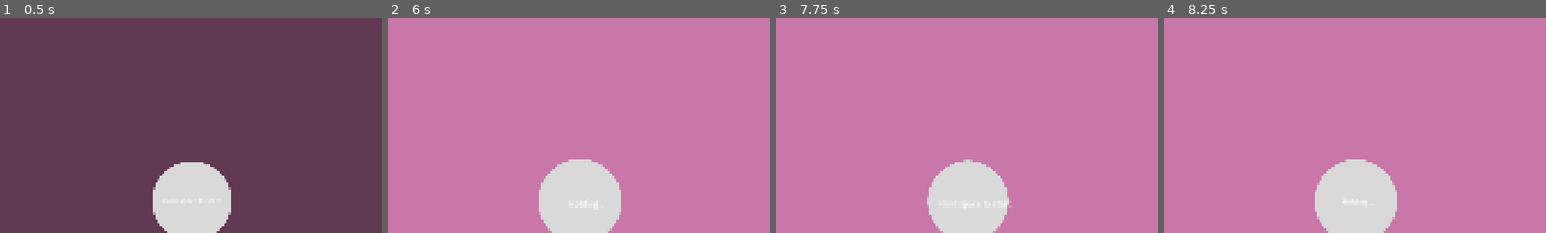
Above: before the commit, frames 1-4 (left to right).
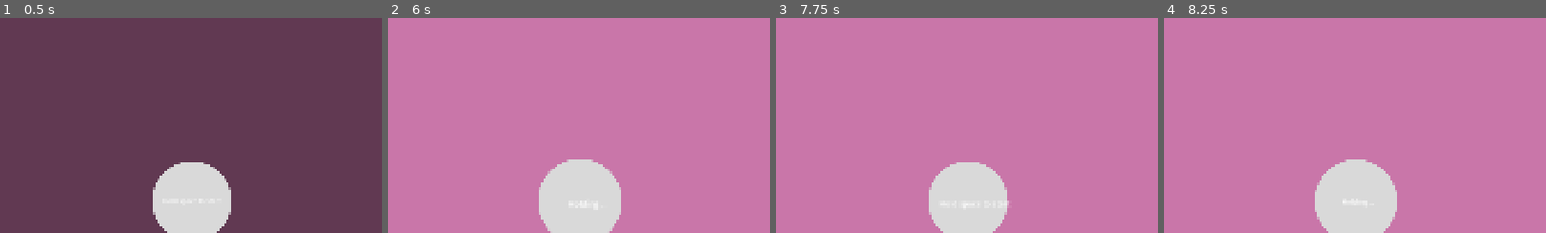
Above: after the commit, the same moments.

Repository: MaxMacDonald/world-changing-gj
Game: Godot game, scene res://scenes/levels/level1.tscn
Two runs of this game, one before a commit and one after it. Both use one fixed random seed, a clock stepped at 60 frames per second and the inputs below.
Inputs (mouse positions are % of the whole screen's width and height, from its top left):
- Up to frame 1 (0.5 s): no input
- Up to frame 2 (6 s): tap Enter (ui_accept) at 0.5, 2, 3.5 s; move the mouse to (72, 45) at 0.52 s; hold Enter (ui_accept) 0.53-1.25 s; click (72, 45) at 0.67 s; drag from (30, 55) to (13, 97) at 1.27 s; move the mouse to (60, 28) at 2.02 s; hold Enter (ui_accept) 2.03-2.75 s; click (60, 28) at 2.17 s; drag from (45, 70) to (89, 88) at 2.77 s; move the mouse to (80, 65) at 3.52 s; hold Enter (ui_accept) 3.53-4.25 s; click (80, 65) at 3.67 s; drag from (20, 35) to (48, 17) at 4.27 s; move the mouse to (55, 50) at 5.02 s; hold Enter (ui_accept) 5.03-5.75 s; click (55, 50) at 5.17 s; drag from (35, 25) to (13, 97) at 5.77 s
- Up to frame 3 (7.75 s): move the mouse to (72, 45) at 6.52 s; hold Enter (ui_accept) 6.53-7.25 s; click (72, 45) at 6.67 s; drag from (30, 55) to (45, 70) at 7.27 s
- Up to frame 4 (8.25 s): move the mouse to (60, 28) at 8.02 s; hold Enter (ui_accept) from 8.03 s (still down); click (60, 28) at 8.17 s
The pictures show only the part of the screen within x 25-75%, y 50-100%; the shares and areas given below are measured in that part.

Frame 1 is identical in both runs. In frame 2, 0.1% of the frame differs, in the area x 39-61%, y 65-100%; in frame 3, 0.2%; in frame 4, nothing differs.

Commit message:
bug fixes with the fadeTransition blocking input

Diff:
--- a/scenes/build/build_controller.gd
+++ b/scenes/build/build_controller.gd
@@ -62,11 +62,14 @@
 # ------------------------------------------------------------------ input
 
 func _unhandled_input(event: InputEvent) -> void:
+
 	if _mode == Mode.TERRAFORM:
+
 		_terraform_input(event)
 		return
 
 	if event is InputEventMouseButton and event.pressed:
+
 		if event.button_index == MOUSE_BUTTON_RIGHT:
 			if _mode == Mode.PLACING:
 				_cancel_placement()
--- a/scenes/levels/bubble.gd
+++ b/scenes/levels/bubble.gd
@@ -33,21 +33,31 @@
 
 
 
-func _input(event):
+func _unhandled_input(event: InputEvent) -> void:
 	# Only handle when bubble is visible
+
+	if not event.is_action("ui_accept"):
+		return
+
 	if current_state == "idle":
 		if event.is_action_pressed("ui_accept"):  # Spacebar
 			is_holding = true
 			current_state = "charging"
 			_start_charge()
+			get_viewport().set_input_as_handled()
+
+
 
 		elif event.is_action_released("ui_accept"):
 			is_holding = false
+			get_viewport().set_input_as_handled()
 
 	elif current_state == "charging":
 		if event.is_action_released("ui_accept"):
 			is_holding = false
 			_cancel_charge()
+			get_viewport().set_input_as_handled()
+
 
 func _process(delta):
 	match current_state:
@@ -65,9 +75,8 @@
 
 		"bursting":
 			# Burst animation completes, then signal
-			await get_tree().create_timer(0.15).timeout
-			complete_burst()
-			queue_free()
+			pass
+	return
 
 func _start_charge():
 	hold_time = 0.0
@@ -116,6 +125,7 @@
 
 func _cancel_charge():
 	# Shrink back down
+	current_state = "cancelling"
 	var tween = create_tween()
 	tween.tween_property(self, "scale", Vector2.ONE, 0.3)
 	tween.tween_callback(_reset_after_cancel)
@@ -134,11 +144,13 @@
 	tween.tween_property(self, "scale", Vector2.ONE * burst_scale, 0.1)
 	tween.parallel().tween_property(self, "modulate:a", 0.0, 0.15)
 	tween.tween_callback(_hide_bubble)
+	tween.tween_callback(complete_burst)
 
 func _hide_bubble():
 	visible = false
 
 func complete_burst():
+	queue_free()
 	emit_signal("wave_ready")  # Tell parent to start waves
 
 func set_label_text(text: String):
--- a/scenes/levels/level1.tscn
+++ b/scenes/levels/level1.tscn
@@ -66,10 +66,12 @@
 
 [node name="FadeTransition" parent="." unique_id=1391081048 instance=ExtResource("9_plydf")]
 visible = false
+mouse_filter = 2
 
 [node name="fade_timer" type="Timer" parent="FadeTransition" unique_id=242412097]
 
 [node name="Bubble" type="Node2D" parent="." unique_id=1845146576]
+visible = false
 position = Vector2(960, 1000)
 script = ExtResource("10_nkeig")
 
